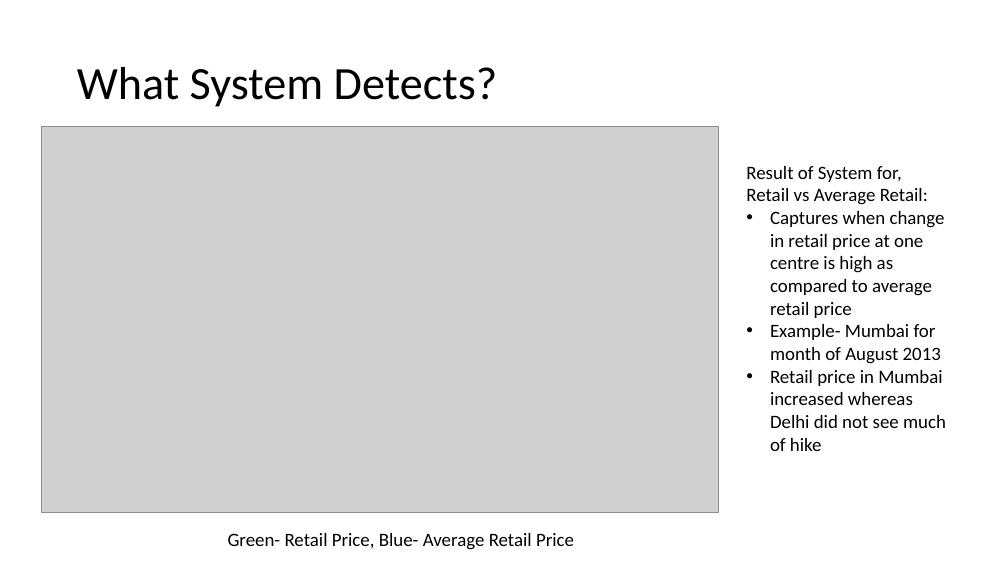
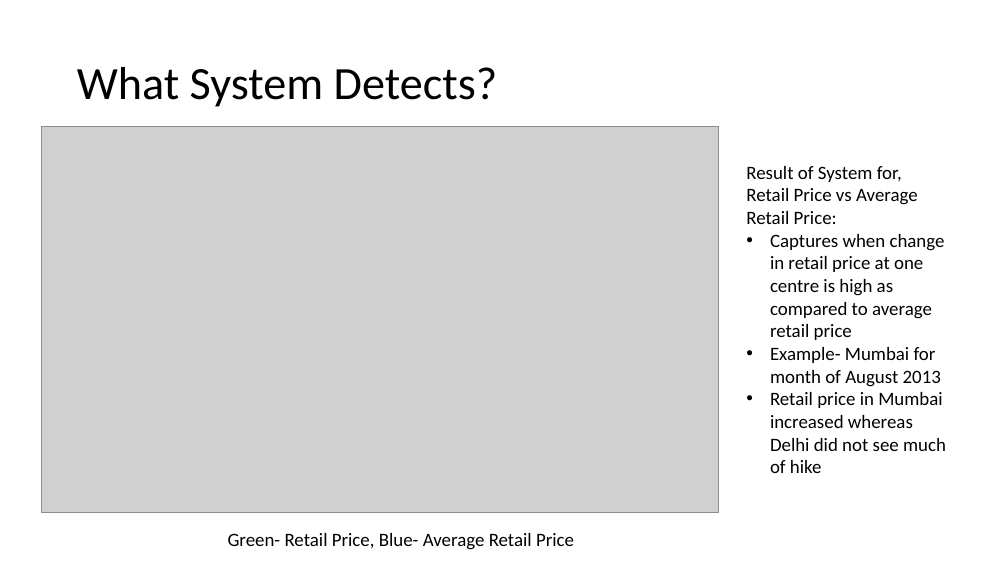
Before and after one commit to baldvaritesh/mtp, a slide deck: slide 10 of thesisPresentation/Thesis - Updated.pptx. Drawn at 1008x567 pixels with LibreOffice and Linux fonts; fonts in the diff are those of the drawing; grey boxes stand for pictures. Boxes give left, top, right and bottom in pixels: in the first picture for what was removed or moved away, otherwise in the second. Text is boxed around its words. In the diff, an @@ line names an element or a change of style, - is before the commit and + after.

```diff
--- a/thesisPresentation/Thesis - Updated.pptx
+++ b/thesisPresentation/Thesis - Updated.pptx
@@ text at box(746, 188, 918, 224): text changed @@
-Retail vs Average Retail:
+Retail Price vs Average Retail Price:
```
Also in this commit, not shown: 8 other slides changed.
